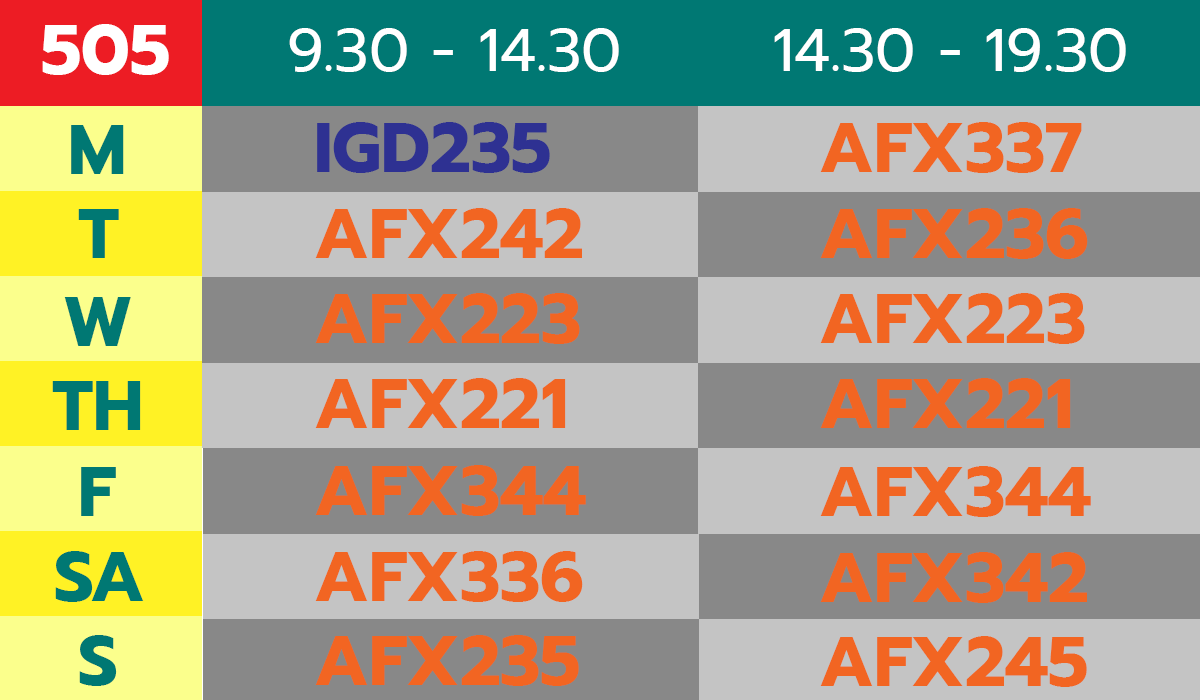
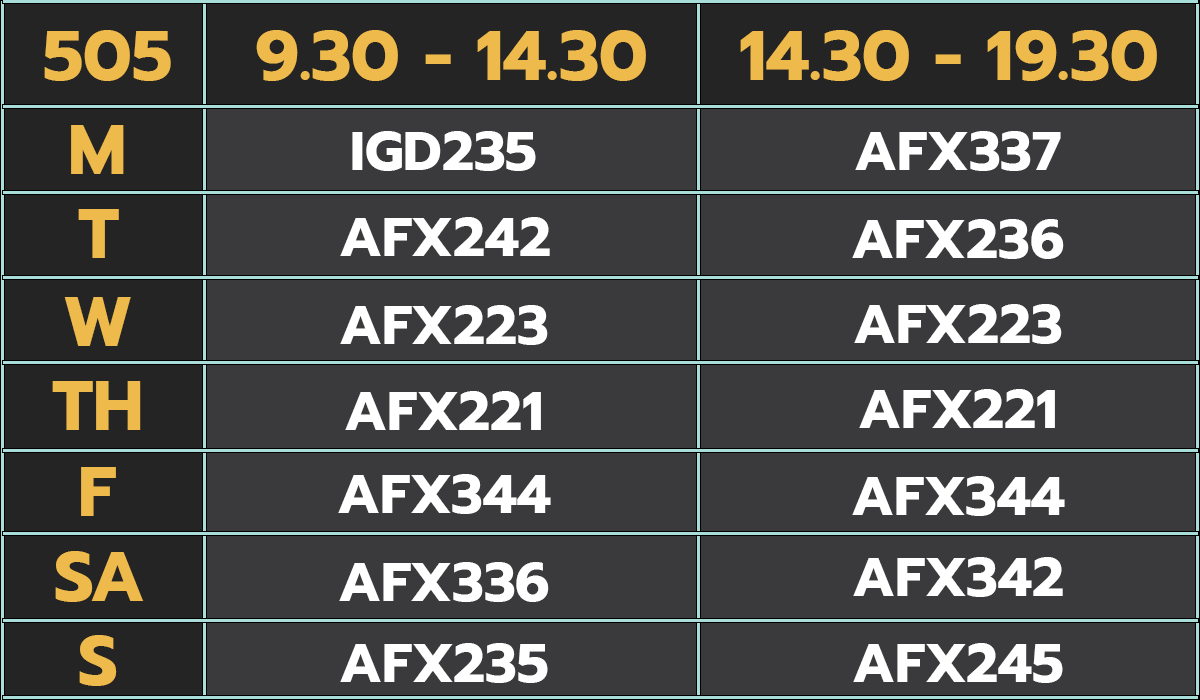
Revision of a layered 1200px x 700px image; what changed, layer by layer:
painted on "14.30 - 19.30" over 740, 28, 1157, 81
painted on "9.30 - 14.30" over 256, 28, 646, 81
painted on "Rectangle 3" over 0, 0, 202, 106
painted on "Rectangle 2 copy 6" over 0, 531, 202, 616
painted on "Rectangle 2 copy 5" over 0, 446, 202, 531
painted on "Rectangle 2 copy 4" over 0, 361, 202, 446
painted on "Rectangle 2 copy 3" over 0, 276, 202, 361
painted on "Rectangle 2 copy 2" over 0, 191, 202, 276
painted on "Rectangle 2 copy" over 0, 106, 202, 191
painted on "Rectangle 1" over 202, 0, 1200, 106
painted on "Rectangle 2 copy 15" (1st of 2) over 203, 534, 699, 619
painted on "Rectangle 2 copy 11" (1st of 2) over 699, 619, 1200, 700
painted on "Rectangle 2 copy 11" (2nd of 2) over 203, 615, 700, 700
painted on "Rectangle 2 copy 10" (1st of 2) over 698, 448, 1200, 534
painted on "Rectangle 2 copy 15" (2nd of 2) over 698, 534, 1200, 619
painted on "Rectangle 2 copy 10" (2nd of 2) over 203, 448, 700, 534
painted on "Rectangle 2 copy 14" (1st of 2) over 202, 363, 698, 448
painted on "Rectangle 2 copy 9" (1st of 2) over 698, 277, 1200, 363
painted on "Rectangle 2 copy 14" (2nd of 2) over 698, 363, 1200, 448
painted on "Rectangle 2 copy 9" (2nd of 2) over 202, 277, 699, 363
painted on "Rectangle 2 copy 12" over 202, 192, 698, 277
painted on "Rectangle 2 copy 8" over 698, 106, 1200, 192
painted on "Rectangle 2 copy 13" over 698, 192, 1200, 277
painted on "Rectangle 2" over 202, 106, 699, 192
…and 36 more changes (13 added, 23 painted, 14 renamed, 3 stack)
